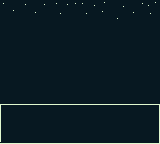
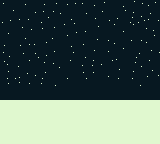
Before/after of a 160×144 layered artwork. What changed in the layer stack:
added layer "Background" over (0, 1, 160, 143)
